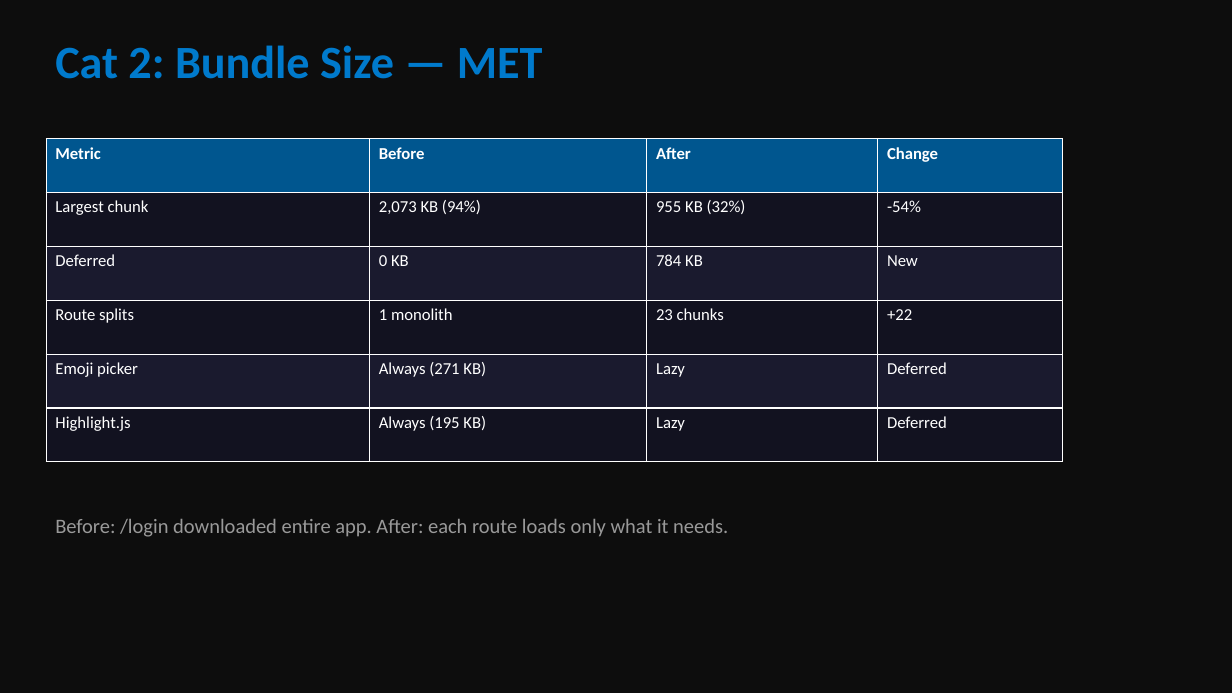
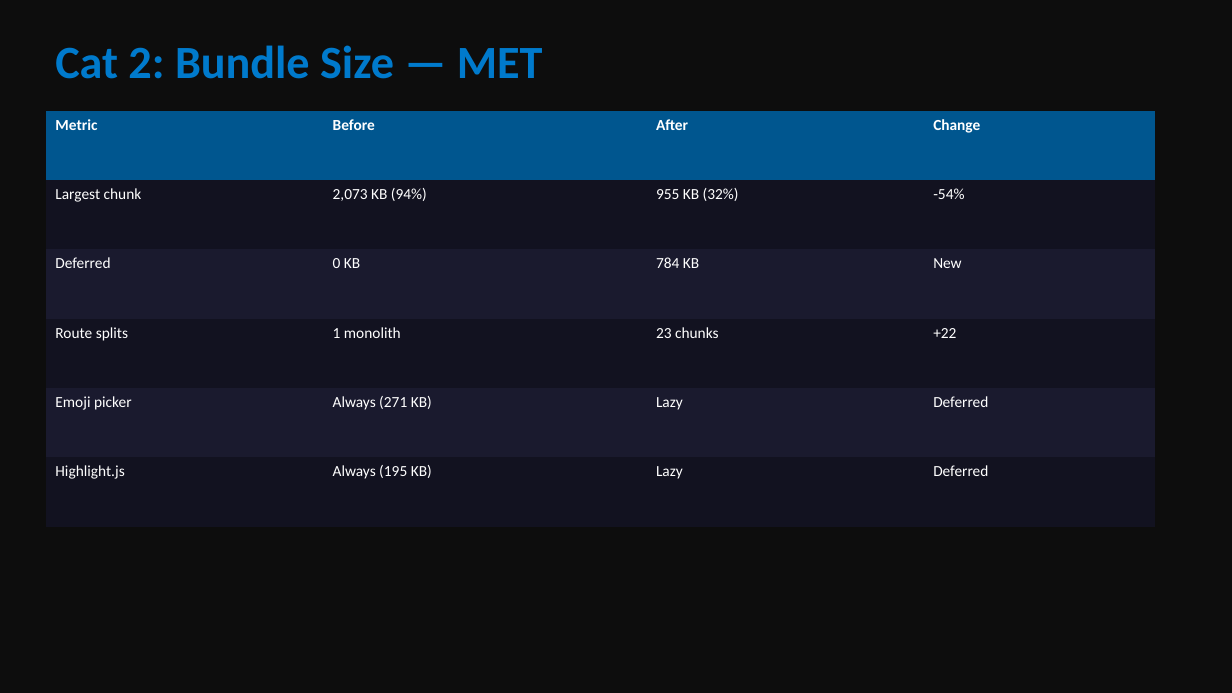
Before and after one commit to fsyeddev-a11y/ShipShape, a slide deck: slide 8 of docs/ShipShape-Final-Presentation.pptx (slide 5 before the commit). Drawn at 1232x693 pixels with LibreOffice and Linux fonts; fonts in the diff are those of the drawing. Boxes give left, top, right and bottom in pixels: in the first picture for what was removed or moved away, otherwise in the second. Text is boxed around its words. In the diff, an @@ line names an element or a change of style, - is before the commit and + after.

Commit message:
docs: update revert documentation with specific examples, regenerate PDF and presentation
Expanded the "Fixes Attempted and Reverted" section with detailed table
showing what changed, why it was reverted, and lessons learned for each
fix (backlinks .catch removal, syntax-highlighting API polling, WCAG
hover-focus conflict, timeout increase, batch CI failures).
Regenerated PDF and 32-slide presentation.

```diff
--- a/docs/ShipShape-Final-Presentation.pptx
+++ b/docs/ShipShape-Final-Presentation.pptx
@@ table at <box>46,111,1155,527</box> @@
@@ size 13 to 12 pt @@
@@ borders changed @@
@@ table: place and size @@
-table at <box>46,139,1063,462</box>
+table at <box>46,111,1155,527</box>
@@ text removed at <box>55,519,728,537</box> @@
-Before: /login downloaded entire app. After: each route loads only what it needs.
```
Also in this commit, not shown: 10 other slides changed, 21 slides added, 5 slides removed, 4 other files.
